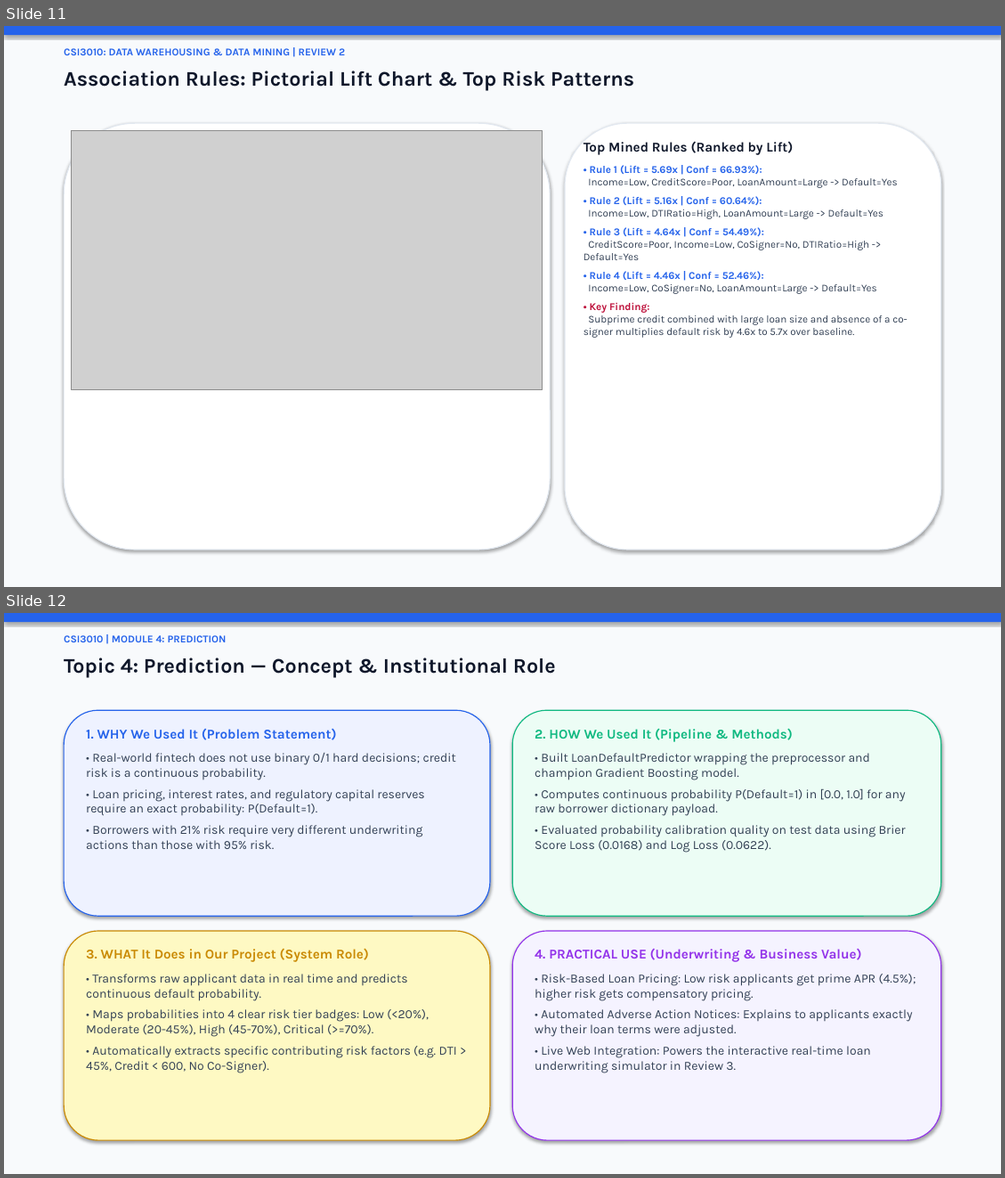
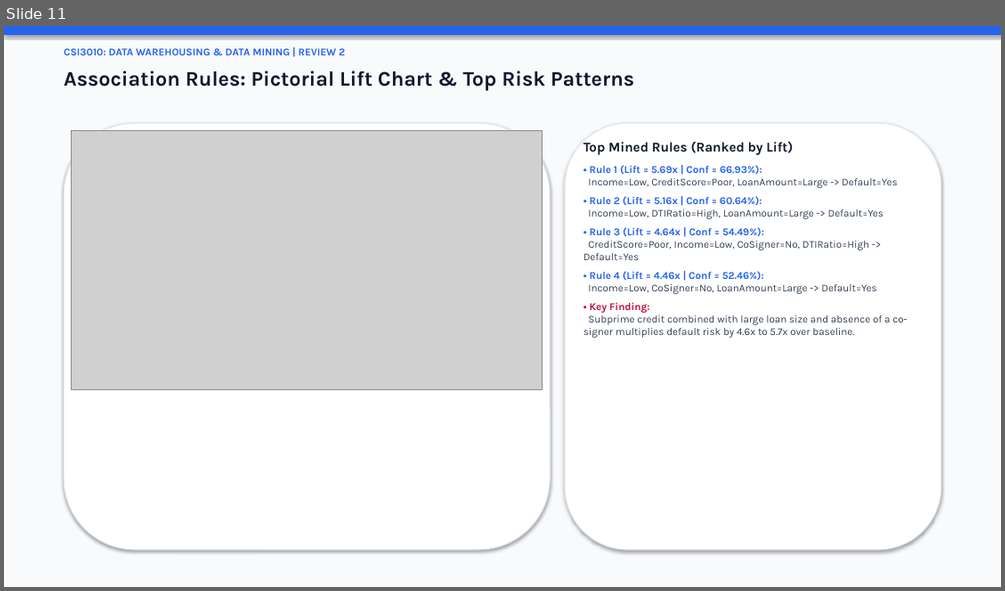
Before and after one commit to MahaprabhuK/Byte_Brigades_Loan_Default, a slide deck: Review2_ByteBrigades_LoanDefault.pptx. Shown one above the other, each under a label of ours: slides 11 and 12 before the commit, slide 11 after it. The pictures are 1005x1178 and 1005x591 pixels, drawn with LibreOffice and Linux fonts; fonts in the diff are those of the drawing; grey boxes stand for pictures. Boxes give left, top, right and bottom in pixels: in the first picture for what was removed or moved away, otherwise in the second. Text is boxed around its words. In the diff, an @@ line names an element or a change of style, - is before the commit and + after.

Commit message:
fix(presentation): resolve confusion matrix title overlap & format topic intros with exact What/Why/Where/How bullet structure

```diff
--- a/Review2_ByteBrigades_LoanDefault.pptx
+++ b/Review2_ByteBrigades_LoanDefault.pptx
@@ slide 12 removed at box(4, 613, 1001, 1174), background #F8FAFC @@
@@ rectangle removed at box(4, 613, 1001, 622) @@
@@ text removed at box(64, 635, 226, 642) @@
-CSI3010 | MODULE 4: PREDICTION
@@ text removed at box(64, 657, 556, 677) @@
-Topic 4: Prediction — Concept & Institutional Role
@@ rounded rectangle removed at box(64, 710, 490, 916) @@
@@ rounded rectangle removed at box(512, 710, 941, 916) @@
@@ text removed at box(86, 729, 456, 849) @@
-1. WHY We Used It (Problem Statement)
-• Real-world fintech does not use binary 0/1 hard decisions; credit risk is a continuous probability.
-• Loan pricing, interest rates, and regulatory capital reserves require an exact probability: P(Default=1).
-• Borrowers with 21% risk require very different underwriting actions than those with 95% risk.
@@ text removed at box(534, 728, 906, 852) @@
-2. HOW We Used It (Pipeline & Methods)
-• Built LoanDefaultPredictor wrapping the preprocessor and champion Gradient Boosting model.
-• Computes continuous probability P(Default=1) in [0.0, 1.0] for any raw borrower dictionary payload.
-• Evaluated probability calibration quality on test data using Brier Score Loss (0.0168) and Log Loss (0.0622).
@@ rounded rectangle removed at box(64, 931, 490, 1140) @@
@@ rounded rectangle removed at box(512, 931, 941, 1140) @@
@@ text removed at box(86, 948, 457, 1073) @@
-3. WHAT It Does in Our Project (System Role)
-• Transforms raw applicant data in real time and predicts continuous default probability.
-• Maps probabilities into 4 clear risk tier badges: Low (<20%), Moderate (20-45%), High (45-70%), Critical (>=70%).
-• Automatically extracts specific contributing risk factors (e.g. DTI > 45%, Credit < 600, No Co-Signer).
@@ text removed at box(534, 949, 916, 1073) @@
-4. PRACTICAL USE (Underwriting & Business Value)
-• Risk-Based Loan Pricing: Low risk applicants get prime APR (4.5%); higher risk gets compensatory pricing.
-• Automated Adverse Action Notices: Explains to applicants exactly why their loan terms were adjusted.
-• Live Web Integration: Powers the interactive real-time loan underwriting simulator in Review 3.
```
Also in this commit, not shown: 2 slides changed, 3 slides added, 2 other slides removed, 2 other files.
